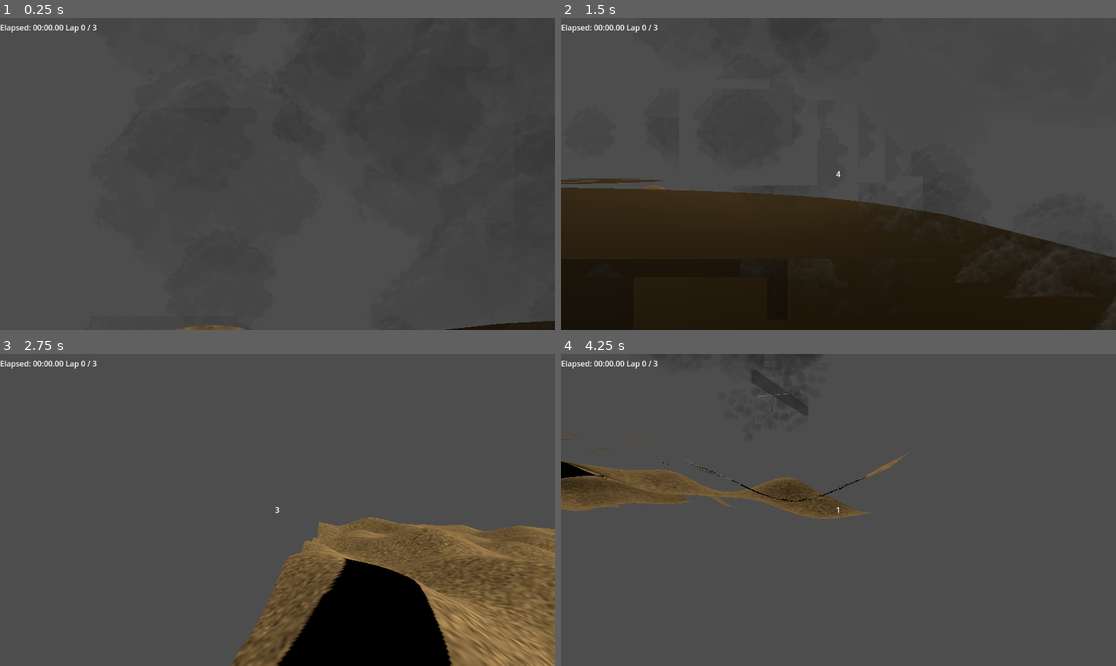
Above: before the commit, frames 1-4 (two rows, left to right).
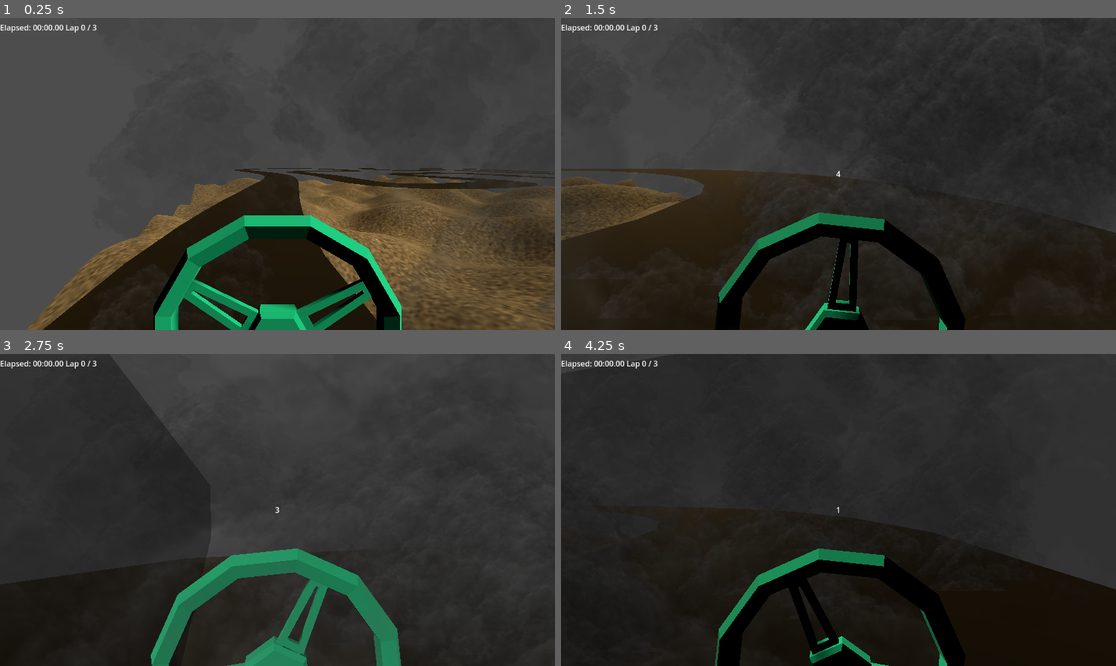
Above: after the commit, the same moments.

Repository: 360-g5/assignments
Game: Godot game, scene res://scenes/world.tscn
The game is run twice, just before and just after one commit, with the same random seed, the same clock (stepped at 60 frames per second) and the same inputs.
Inputs:
- Up to frame 1 (0.25 s): no input
- Up to frame 2 (1.5 s): hold Right (move_right) 0.53-1.28 s; hold Down (move_backward) from 1.28 s (still down)
- Up to frame 3 (2.75 s): release Down (move_backward) at 2.03 s; hold Right (move_right) from 2.03 s (still down)
- Up to frame 4 (4.25 s): release Right (move_right) at 2.78 s; hold Up (move_forward) 2.78-3.53 s; hold Left (move_left) from 3.53 s (still down)

The runs differ from the first frame. In frame 1, 36% of the frame differs, in the area x 4-100%, y 48-100%; in frame 2, 39%; in frame 3, 66%; in frame 4, 97%, in the area x 0-100%, y 0-100%.

Commit message:
add in accel and decel

Diff:
--- a/a2-driving-sim/project.godot
+++ b/a2-driving-sim/project.godot
@@ -18,6 +18,10 @@
 [autoload]
 
 RaceManager="*res://scripts/RaceManager.gd"
+
+[debug]
+
+gdscript/warnings/integer_division=0
 
 [global_group]
 
--- a/a2-driving-sim/scenes/track.tscn
+++ b/a2-driving-sim/scenes/track.tscn
@@ -17,7 +17,6 @@
 
 [node name="Track" type="Node3D"]
 script = ExtResource("1_a7tuf")
-lap_line = ExtResource("2_a7tuf")
 
 [node name="Path3D" type="Path3D" parent="."]
 curve = SubResource("Curve3D_aqk2v")
@@ -26,3 +25,5 @@
 mesh = SubResource("ArrayMesh_aqk2v")
 skeleton = NodePath("../..")
 script = ExtResource("2_ur0e5")
+
+[node name="LapLine" parent="." instance=ExtResource("2_a7tuf")]
--- a/a2-driving-sim/scripts/lap_line.gd
+++ b/a2-driving-sim/scripts/lap_line.gd
@@ -14,6 +14,10 @@
 
 func _ready():
 	# Connect the area entered signal
+	look_at(global_position + forward_direction, Vector3.UP)
+	align_with_camera()
+
+
 	body_entered.connect(_on_body_entered)
 
 	# Set up a timer to clear the recently_crossed cache
@@ -22,6 +26,13 @@
 	clear_timer.timeout.connect(_clear_recently_crossed)
 	add_child(clear_timer)
 	clear_timer.start()
+
+func align_with_camera():
+	var camera = get_viewport().get_camera_3d()
+	if camera:
+		print("gottem")
+		global_rotation = camera.global_rotation
+		rotate_object_local(Vector3.UP, deg_to_rad(90))
 
 func _on_body_entered(body: Node3D):
 	# Only process CharacterBody3D or vehicles
--- a/a2-driving-sim/scripts/main.gd
+++ b/a2-driving-sim/scripts/main.gd
@@ -6,7 +6,7 @@
 const SmokeGenerator = preload("res://scripts/smokeGenerator.gd")
 
 func _ready():
-	add_child(makePlayerBody(Vector3(50, 60, 50)))
+	add_child(makePlayerBody(Vector3(80, 60, 50), Vector3(250, 50, 90)))
 	# Lighting
 	add_child(make_sun())
 #
@@ -18,10 +18,33 @@
 	smoke.set_script(SmokeGenerator)
 	camera.add_child(smoke)
 
-func makePlayerBody(pos: Vector3):
+#adds car wheel mesh that rotates
+func makeCar(camera):
+	# https://www.turbosquid.com/3d-models/3d-pack-of-9-type-car-steering-wheels-lowpoly-3d-model-1884436
+	var scene = preload("res://images/37-steering-wheel/STEERING_WHEELS_01.glb").instantiate()
+	var wheel = scene.find_child("INT_005")
+	wheel.name = "wheel"
+	#remove that wheel from the multipack
+	scene.remove_child(wheel)
+	scene.free()
+	wheel.owner = null
+	camera.add_child(wheel)
+	# reposition and scale
+	wheel.transform = Transform3D.IDENTITY
+	wheel.position = Vector3(0, -0.65, -0.8)
+	wheel.scale = Vector3(2.5, 2.5, 2.5)
+	# make it a colour other than the default black so it stands out
+	var mesh_instance = wheel.get_node("INT_005")
+	var material := StandardMaterial3D.new()
+	material.albedo_color = Color.AQUA
+	mesh_instance.material_override = material
+
+
+func makePlayerBody(pos: Vector3, target: Vector3):
 	var player := CharacterBody3D.new()
 	player.set_script(PlayerController)
 	player.position = pos
+	player.look_at_from_position(pos, target, Vector3.UP)
 
 	#add collision to player
 	var collisionShape = CollisionShape3D.new()
@@ -33,6 +56,7 @@
 
 	#add a camera as a child
 	var camera := Camera3D.new()
+	camera.name = "Camera3D"
 	camera.current = true
 	#make cam a bit above
 	camera.position = Vector3(0, 2, 0)
@@ -42,6 +66,9 @@
 	var smoke := Node3D.new()
 	smoke.set_script(SmokeGenerator)
 	player.add_child(smoke)
+
+	#add car parts
+	makeCar(camera)
 
 	return player
 
--- a/a2-driving-sim/scripts/playerController.gd
+++ b/a2-driving-sim/scripts/playerController.gd
@@ -1,25 +1,42 @@
-
 extends CharacterBody3D
 
 #movement settings
-@export var moveSpeed: float = 30.0
-@export var turnSpeed: float = 5.0
+@export var moveSpeed: float = 0.0
+@export var moveSpeedMax: float = 50.0
+@export var turnSpeed: float = 3.0
 @export var gravity: float = 20.0
 
+@export var acceleration: float = 5.0
+@export var deceleration: float = 15.0
+var lastDir := Vector3.ZERO
+var lastDirSign := -1.0
+var inputDirSign := -1.0
+
+# Steering wheel control
+var wheel: Node3D = null
+var steerAngle: float = 0.0
+@export var steerSpeed: float = 120.0
+
+func _ready():
+	var camera = get_node_or_null("Camera3D")
+	wheel = camera.get_node_or_null("wheel")
 
 func _physics_process(delta: float) -> void:
-	handleMovement()
+	handleMovement(delta)
 	applyGravity(delta)
 	move_and_slide()
+	updateSteeringWheel(delta)
 
 #handle movement inputs
-func handleMovement() -> void:
+func handleMovement(delta: float) -> void:
 	var inputDir := Vector3.ZERO
 
 	if Input.is_action_pressed("move_forward"):
 		inputDir -= transform.basis.z
+		inputDirSign = -1.0
 	if Input.is_action_pressed("move_backward"):
 		inputDir += transform.basis.z
+		inputDirSign = 1.0
 	if Input.is_action_pressed("move_left"):
 		rotate_y(deg_to_rad(turnSpeed))
 	if Input.is_action_pressed("move_right"):
@@ -29,13 +46,54 @@
 	if inputDir.length() > 0:
 		inputDir = inputDir.normalized()
 
+	var hasInput: bool = (inputDir != Vector3.ZERO)
+	var changingDirection: bool = (inputDirSign != lastDirSign)
+	var stopped: bool = (moveSpeed < 0.1)
 	#set speed on ground
 	if is_on_floor():
-		velocity.x = inputDir.x * moveSpeed
-		velocity.z = inputDir.z * moveSpeed
+		if hasInput:
+			if changingDirection:
+				if !stopped:
+					decelerate(delta)
+					applyVelocity((transform.basis.z * lastDirSign).normalized())
+				else:
+					lastDirSign = inputDirSign
+			else: # !changingDirection
+				if moveSpeed < moveSpeedMax:
+					accelerate(delta)
+				applyVelocity(inputDir)
+		else: # !hasInput
+			# gets most recent direction, incl if player presses l/r with no fw/bw
+			lastDir = (transform.basis.z * lastDirSign).normalized()
+			if !stopped:
+				decelerate(delta)
+			applyVelocity(lastDir)
+
+func accelerate(delta: float) -> void:
+	moveSpeed += acceleration * delta
+
+func decelerate(delta: float) -> void:
+	moveSpeed -= deceleration * delta
+	moveSpeed = max(0.0, moveSpeed)
+
+func applyVelocity(dir: Vector3) -> void:
+	velocity = dir * moveSpeed
 
 func applyGravity(delta: float) -> void:
 	if not is_on_floor():
 		velocity.y -= gravity * delta
 	else:
 		velocity.y = 0
+
+#turns wheel
+func updateSteeringWheel(delta: float) -> void:
+	if Input.is_action_pressed("move_left"):
+		steerAngle = (steerAngle + steerSpeed * delta)
+	elif Input.is_action_pressed("move_right"):
+		steerAngle = (steerAngle - steerSpeed * delta)
+	else:
+		if steerAngle > 0:
+			steerAngle = max(0, steerAngle - steerSpeed * delta)
+		elif steerAngle < 0:
+			steerAngle = min(0, steerAngle + steerSpeed * delta)
+	wheel.rotation_degrees.z = steerAngle
--- a/a2-driving-sim/scripts/smokeGenerator.gd
+++ b/a2-driving-sim/scripts/smokeGenerator.gd
@@ -36,8 +36,6 @@
 	#face camera alwayts
 	material.billboard_mode = BaseMaterial3D.BILLBOARD_PARTICLES
 	material.albedo_color = smoke_color
-	#render on top, may have to change this
-	material.depth_draw_mode = BaseMaterial3D.DEPTH_DRAW_ALWAYS
 	#ignore shading
 	material.flags_unshaded = true
 	quad.material = material
--- a/a2-driving-sim/scripts/track_manager.gd
+++ b/a2-driving-sim/scripts/track_manager.gd
@@ -6,15 +6,27 @@
 extends Node3D
 
 # adjust to make track wider/narrower
-@export var track_width: float = 20.0
+@export var track_width: float = 23.0
 # adjust to make curves more/less stiff; 0.5 = catmull-rom spline
 @export var track_tension: float = 0.5
 # adjust to add more/less interpolated pts per spline
-@export var spline_resolution: int = 10
-
-@export var lap_line: PackedScene
+@export var spline_resolution: int = 30
+# now sets y for base points and hilbert points
+@export var track_y_level: float = 50.0
+
+@export var lap_line_scene: PackedScene
+
+@export_category("Hilbert")
+# hilbert curve is now rotated around a center point specified here
+@export var hilbert_center_x: float = 280.0
+@export var hilbert_center_z: float = 130.0
+@export var hilbert_rotation: float = 270.0
+@export var hilbert_size: float = 230.0
+@export var hilbert_reverse: bool = false
+
 @onready var path: Path3D = $Path3D
 @onready var track_mesh: MeshInstance3D = $TrackMesh
+#@onready var debug := get_node("/root/World/Debug")
 
 func _ready():
 	generate_track()
@@ -23,8 +35,6 @@
 func generate_track():
 	var control_points = get_control_points()
 
-	# where the magic happens
-	# thank you Russell and Freya
 	var splined_points = Spline.generate_full_spline(
 		control_points,
 		spline_resolution,
@@ -39,55 +49,50 @@
 	addCollisionToTrack()
 	position_lap_line()
 
-
 func get_control_points() -> Array:
-	# square tester track
-	#var base = [
-		#Vector3(0, 50, 0),
-		#Vector3(100, 50, 0),
-		#Vector3(100, 50, 100),
-		#Vector3(0, 50, 100)
-	#]
-
-	# this is also a tester track, just bigger
 	var base = [
-		Vector3(50, 50, 50),
-		Vector3(100, 50, 150),
-		Vector3(190, 50, 160),
-		Vector3(270, 50, 100),
-		Vector3(200, 50, 60)
+		Vector3(80, track_y_level, 50),   # 0
+		Vector3(250, track_y_level, 90),  # 1
+		Vector3(400, track_y_level, 70), # 2
+		Vector3(450, track_y_level, 160), # 3
+		Vector3(430, track_y_level, 350), # 4
+		Vector3(350, track_y_level, 440), # 5
+		Vector3(250, track_y_level, 410), # 6
+		Vector3(70, track_y_level, 400), # 7
+		Vector3(100, track_y_level, 250), # 8
+		Vector3(50, track_y_level, 150), # 9
 	]
-# splice a Hilbert L2 detour between base[1] (entrance) and base[2] (exit)
-	var A := 1  # entrance index in base
-	var B := 2  # exit index in base
-	var entrance: Vector3 = base[A]
-	var exit: Vector3 = base[B]
-
-	# generate unit-square Hilbert L2 points, lightly inset so it doesn't graze the mouth
-	var H2: Array[Vector2] = hilbert_points(2)  # L2
-	for i in range(H2.size()):
-		H2[i] = (H2[i] - Vector2(0.5, 0.5)) * 0.95 + Vector2(0.5, 0.5)
-
-	# fit/rotate/scale the Hilbert between entrance → exit on XZ plane at y=50
-	var detour: Array[Vector3] = fit_hilbert_between(H2, entrance, exit, 110.0, 50.0)
+
+	#for i in base.size():
+		#debug.generate_point_sphere(base[i])
+
+	# splice a Hilbert detour between two points in base
+	var A := 3  # entrance index in base
+	var B := 4  # exit index in base
+	var H: Array[Vector2] = hilbert_points(2)  # L2
+
+	# Builds the Hilbert curve section that connects the two points on the track at height 50
+	var detour: Array[Vector3] = fit_hilbert_between(
+		H,
+		Vector3(hilbert_center_x, track_y_level, hilbert_center_z),
+		hilbert_size,
+		hilbert_reverse,
+		hilbert_rotation,
+		)
+
 	# drop endpoints (they equal entrance/exit) so we don't duplicate
 	var detour_interior := detour.slice(1, detour.size() - 1)
 
-	#  stitch base[0..A], detour, base[B..end]
+	# Combine the main track and detour points into a single path before closing the loop
 	var stitched: Array[Vector3] = []
 	stitched.append_array(base.slice(0, A + 1))
 	stitched.append_array(detour_interior)
 	stitched.append_array(base.slice(B, base.size()))
 
-
 	var wrapped = wrap_for_closed_loop(stitched)
 
-
-	#print("Base points: ", base.size())
-	#print("Wrapped points: ", wrapped.size())
-	#print("Segments to generate: ", wrapped.size() - 3)
-
 	return wrapped
+
 func position_lap_line():
 	# Remove existing lap line if any
 	var existing_lap_line = get_node_or_null("LapLine")
@@ -122,10 +127,15 @@
 	var start_position = path.curve.get_point_position(0)
 	lap_line.global_position = start_position + Vector3(0, 2, 0)
 
+	# Rotate to align with track direction
+	var track_direction = path.curve.get_point_position(1) - path.curve.get_point_position(0)
+	track_direction = track_direction.normalized()
+	lap_line.look_at(lap_line.global_position + track_direction, Vector3.UP)
+
 	# Add the lap line script functionality
 	lap_line.body_entered.connect(_on_lap_line_body_entered)
 
-	print("Lap line created and positioned at: ", lap_line.global_position)
+	#print("Lap line created and positioned at: ", lap_line.global_position)
 
 func _on_lap_line_body_entered(body: Node3D):
 	if body is CharacterBody3D:
@@ -178,7 +188,7 @@
 
 #Hilbert helpers
 
-# Return an Array[Vector2] of Hilbert curve points in [0,1]x[0,1] (order >= 1)
+# Generate 2D Hilbert curve points within a 0–1 range
 func hilbert_points(order: int) -> Array[Vector2]:
 	var n := 1 << order
 	var out: Array[Vector2] = []
@@ -188,7 +198,7 @@
 		out[d] = Vector2(xy.x / float(n - 1), xy.y / float(n - 1))
 	return out
 
-# Map Hilbert distance d to integer grid (x,y)
+# Convert a single Hilbert index (d) into a 2D grid coordinate (x, y)
 func _hilbert_d2xy(n: int, d: int) -> Vector2i:
 	var t := d
 	var x := 0
@@ -205,7 +215,7 @@
 		t = int(t / 4)
 		s *= 2
 	return Vector2i(x, y)
-
+# Rotate and flip the coordinate system based on Hilbert curve quadrant
 func _hilbert_rot(n: int, x: int, y: int, rx: int, ry: int) -> Vector2i:
 	if ry == 0:
 		if rx == 1:
@@ -216,30 +226,33 @@
 		y = tmp
 	return Vector2i(x, y)
 
-# Fit a unit-square 2D Hilbert between entrance→exit in 3D (XZ plane), y=y_level
-#     max_scale caps the size; it will auto-shrink to the chord length if needed.
-func fit_hilbert_between(h2d: Array[Vector2], entrance: Vector3, exit: Vector3, max_scale: float, y_level: float) -> Array[Vector3]:
-	var seg: Vector3 = exit - entrance
-	var len = max(0.001, seg.length())
-	var dir: Vector3 = seg / len
-	var yaw := -atan2(dir.x, dir.z)
+# Generate a Hilbert curve centered at the given position with size, rotation, and optional flip
+func fit_hilbert_between(
+	h2d: Array[Vector2],
+	center: Vector3,
+	size: float,
+	# set true to flip the curve direction (useful if base path is counter-clockwise)
+	reverse_dir: bool,
+	rotation_deg: float = 0.0,
+	) -> Array[Vector3]:
+
+	var yaw := deg_to_rad(rotation_deg)
 	var rot := Basis(Vector3.UP, yaw)
-# Godot 4 ternary
-	var scale = (min(len, max_scale) if max_scale > 0.0 else len)
 
 	var out: Array[Vector3] = []
 	out.resize(h2d.size())
 	for i in range(h2d.size()):
 		var p := h2d[i]  # 0..1
-		var local := Vector3(p.x * scale, 0.0, (p.y - 0.5) * scale)
-		var world := entrance + rot * local
-		world.y = y_level
+		var local := Vector3(p.x * size, 0.0, (p.y - 0.5) * size)
+		var world := center + rot * local
+		world.y = center.y
 		out[i] = world
 
-	# force exact endpoints
-	out[0] = Vector3(entrance.x, y_level, entrance.z)
-	out[out.size() - 1] = Vector3(exit.x, y_level, exit.z)
+	if reverse_dir:
+		out.reverse()
+
 	return out
+
 func addCollisionToTrack():
 	#create a staticbody3D for collision
 	var staticBody = StaticBody3D.new()
Binary file added: a2-driving-sim/images/37-steering-wheel/STEERING_WHEELS_01.glb
Not shown, added: a2-driving-sim/images/37-steering-wheel/STEERING_WHEELS_01.glb.import
Binary file added: a2-driving-sim/images/37-steering-wheel/STEERING_WHEELS_01_001_COLOR_BASIC.png
Not shown, added: a2-driving-sim/images/37-steering-wheel/STEERING_WHEELS_01_001_COLOR_BASIC.png.import
Not shown, changed: .gitignore
Not shown, changed: a2-driving-sim/README.md
